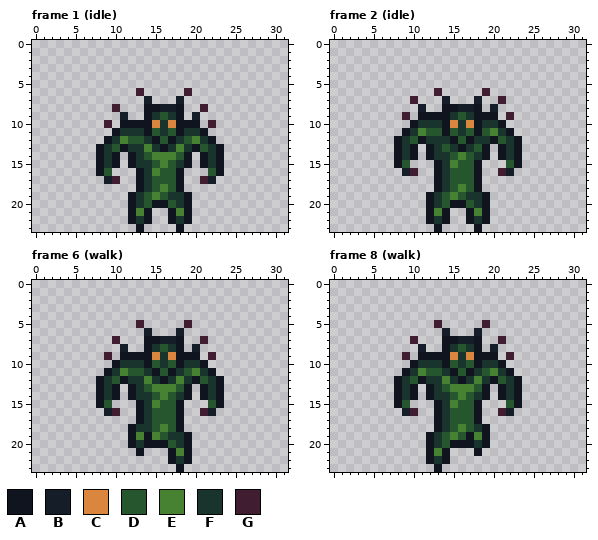
Pixel-art file -- img/units/hell_fiend_anim.aseprite. Above is the file before it was changed.
32x24 pixels, 17 frames. Shown: frame 1 (idle), frame 2 (idle), frame 6 (walk), frame 8 (walk). The commit also changed other frames, which this record leaves out.
Palette (. is transparent): A #10141f  B #151d28  C #da863e  D #25562e  E #468232  F #19332d  G #411d31
After:
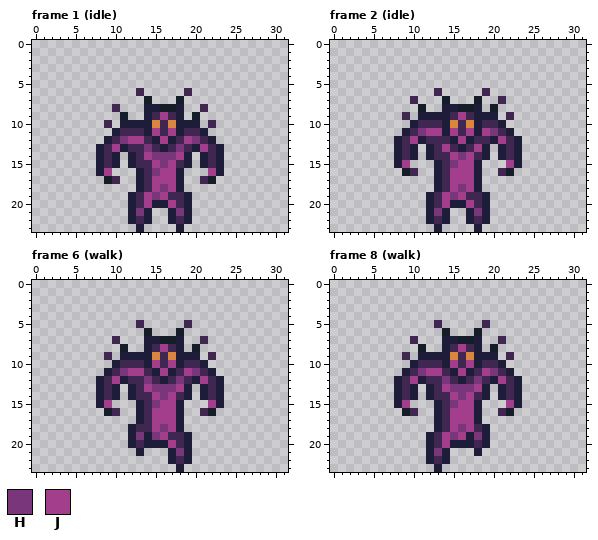
Colours new in this view: H #7a367b  J #a23e8c
Change:
colour A: #10141f -> #1e1d39
colour F: #19332d -> #402751
Frame 1 (idle):
y 6: x 13 G -> F; x 19 G -> F
y 8: x 10 G -> F; x 21 G -> F
y 9: x 16 D -> J
y 10: x 9 G -> F; x 22 G -> F
y 11: x 15 D -> J; x 17 D -> J
y 12: x 11..13 EDD -> HJJ; x 16 D -> J; x 19..20 DE -> JH
y 13: x 10 D -> J; x 14 E -> H; x 18 E -> H; x 21 D -> J
y 14: x 14..18 DEEED -> JHHHJ
y 15: x 15..17 DED -> JHJ
y 16: x 9 D -> J; x 15..17 EDD -> HJJ; x 22 D -> J
y 17: x 10 G -> F; x 15..17 DDD -> JJJ; x 21 G -> F
y 18: x 15..17 DED -> JHJ
y 19: x 14..16 DED -> JHJ
y 20: x 14 D -> J; x 17 D -> J
y 21: x 13 E -> H; x 18 E -> H
Frame 2 (idle):
y 6: x 13 G -> F; x 19 G -> F
y 7: x 10 G -> F; x 21 G -> F
y 9: x 9 G -> F; x 16 D -> J; x 22 G -> F
y 11: x 11..13 EDD -> HJJ; x 15 D -> J; x 17 D -> J; x 19..20 DE -> JH
y 12: x 10 D -> J; x 16 D -> J; x 21 D -> J
y 13: x 14 D -> J; x 18 D -> J
y 14: x 15..17 DED -> JHJ
y 15: x 9 D -> J; x 15..17 EDD -> HJJ; x 22 D -> J
y 16: x 10 G -> F; x 15..17 DDD -> JJJ; x 21 G -> F
y 17: x 15..17 DDD -> JJJ
y 18: x 15..17 DED -> JHJ
y 19: x 14..16 DED -> JHJ
y 20: x 14 D -> J; x 17 D -> J
y 21: x 13 E -> H; x 18 E -> H
Frame 6 (walk):
y 5: x 13 G -> F; x 19 G -> F
y 7: x 10 G -> F; x 21 G -> F
y 8: x 16 D -> J
y 9: x 9 G -> F; x 22 G -> F
y 10: x 15 D -> J; x 17 D -> J
y 11: x 11..13 EDD -> HJJ; x 16 D -> J; x 19..20 DE -> JH
y 12: x 10 D -> J; x 14 E -> H; x 18 E -> H; x 21 D -> J
y 13: x 14..18 DEEED -> JHHHJ
y 14: x 15..17 DED -> JHJ
y 15: x 9 D -> J; x 15..17 EDD -> HJJ; x 22 D -> J
y 16: x 10 G -> F; x 15..17 DDD -> JJJ; x 21 G -> F
y 17: x 15..17 DDD -> JJJ
y 18: x 15..17 DED -> JHJ
y 19: x 13 E -> H; x 15..16 ED -> HJ
y 20: x 17 D -> J
y 21: x 18 E -> H
Frame 8 (walk):
y 5: x 13 G -> F; x 19 G -> F
y 7: x 10 G -> F; x 21 G -> F
y 8: x 16 D -> J
y 9: x 9 G -> F; x 22 G -> F
y 10: x 15 D -> J; x 17 D -> J
y 11: x 11..13 EDD -> HJJ; x 16 D -> J; x 19..20 DE -> JH
y 12: x 10 D -> J; x 14 E -> H; x 18 E -> H; x 21 D -> J
y 13: x 14..18 DEEED -> JHHHJ
y 14: x 15..17 DED -> JHJ
y 15: x 9 D -> J; x 15..17 EDD -> HJJ; x 22 D -> J
y 16: x 10 G -> F; x 15..17 DDD -> JJJ; x 21 G -> F
y 17: x 15..17 DDD -> JJJ
y 18: x 15..17 DED -> JHJ
y 19: x 14..16 DED -> JHJ; x 18 E -> H
y 20: x 14 D -> J
y 21: x 13 E -> H
Pixel boxes of the changes (left, top, right, bottom) in both pictures:
changed: (96, 88, 224, 232)
changed: (394, 88, 522, 232)
changed: (96, 320, 224, 472)
changed: (394, 320, 522, 472)
